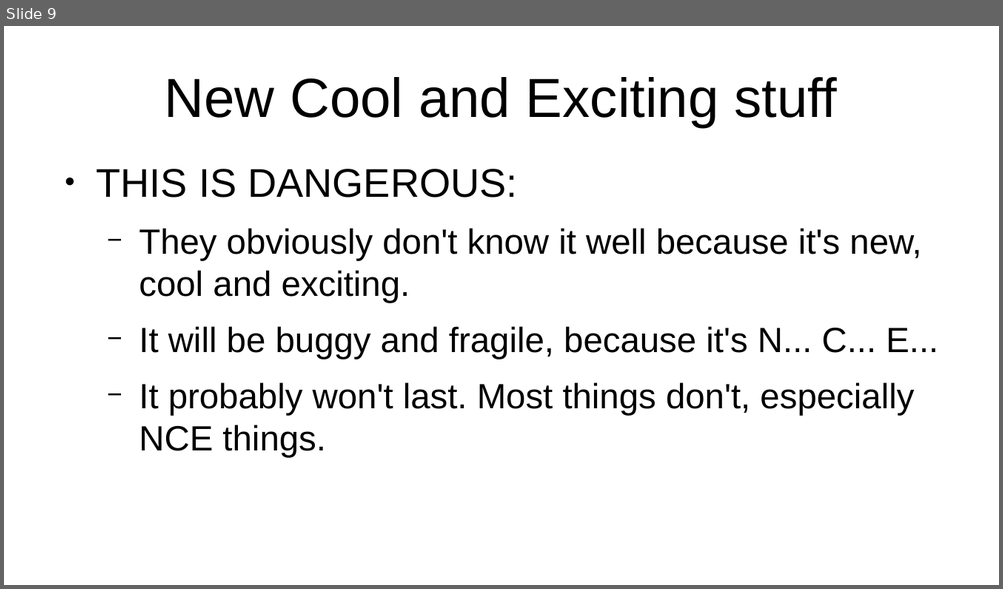
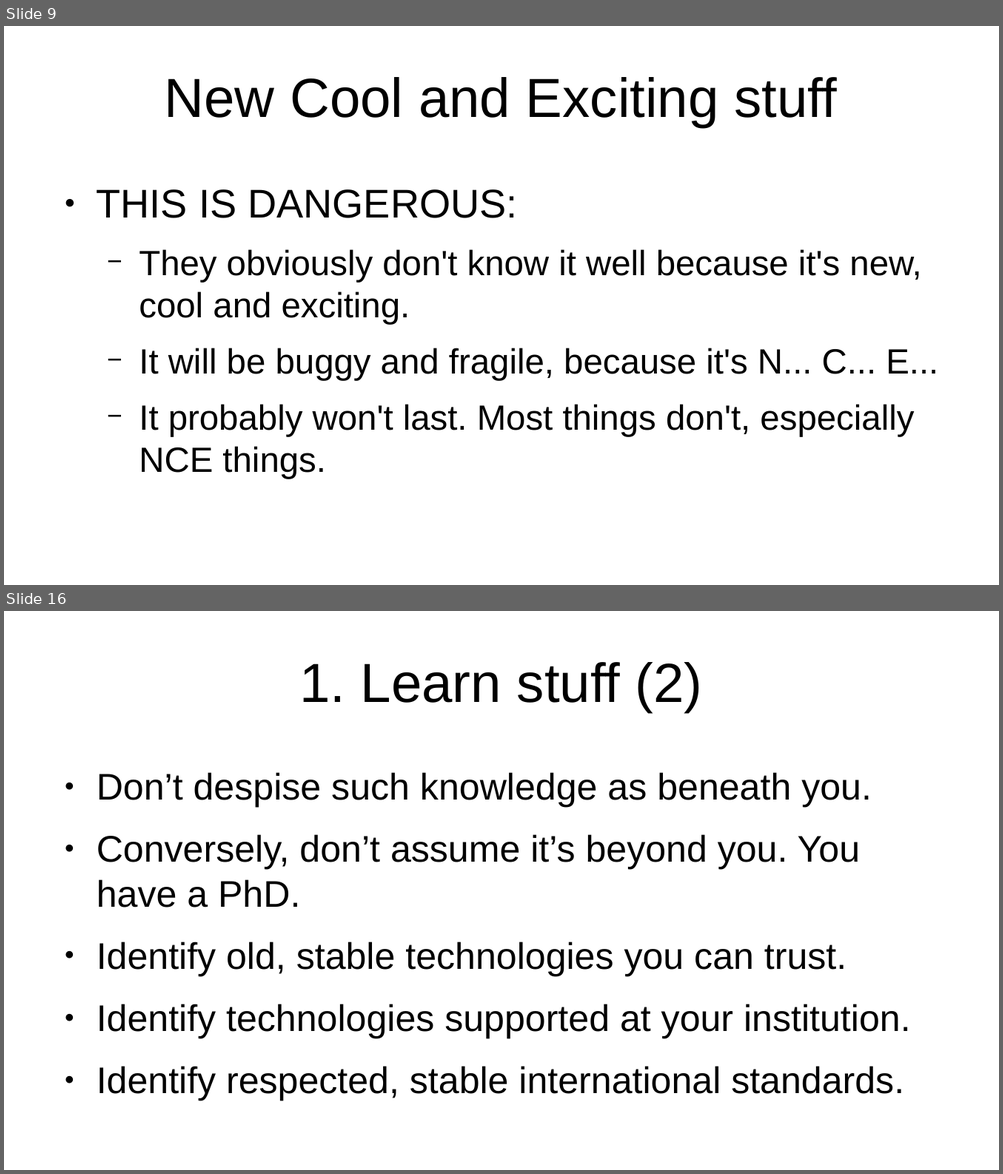
Before and after one commit to projectEndings/Endings, a slide deck: presentations/dhsi2019/talk_to_your_programmer.odp. Shown one above the other, each under a label of ours: slide 9 before the commit, slides 9 and 16 after it; the slides between them are not shown. The pictures are 1003x589 and 1003x1174 pixels, drawn with LibreOffice and Linux fonts; fonts in the diff are those of the drawing. Boxes give left, top, right and bottom in pixels: in the first picture for what was removed or moved away, otherwise in the second. Text is boxed around its words. In the diff, an @@ line names an element or a change of style, - is before the commit and + after.

```diff
--- a/presentations/dhsi2019/talk_to_your_programmer.odp
+++ b/presentations/dhsi2019/talk_to_your_programmer.odp
@@ slide 16 added at [4,611,999,1170], background #FFFFFF @@
@@ title added at [299,662,703,712], 44 pt, text #000000 @@
+1. Learn stuff (2)
@@ text added at [96,772,910,1101], 29.6 pt, text #000000 @@
+● Don’t despise such knowledge as beneath you.
+● Conversely, don’t assume it’s beyond you. You have a PhD.
+● Identify old, stable technologies you can trust.
+● Identify technologies supported at your institution.
+● Identify respected, stable international standards.
@@ slide 9 changed as well @@
@@ text "THIS IS DANGEROUS:": place and size @@
-text "THIS IS DANGEROUS:" at [96,169,938,458]
+text "THIS IS DANGEROUS:" at [96,190,938,479]
```
Also in this commit, not shown: 7 other slides changed, 9 other slides added.
